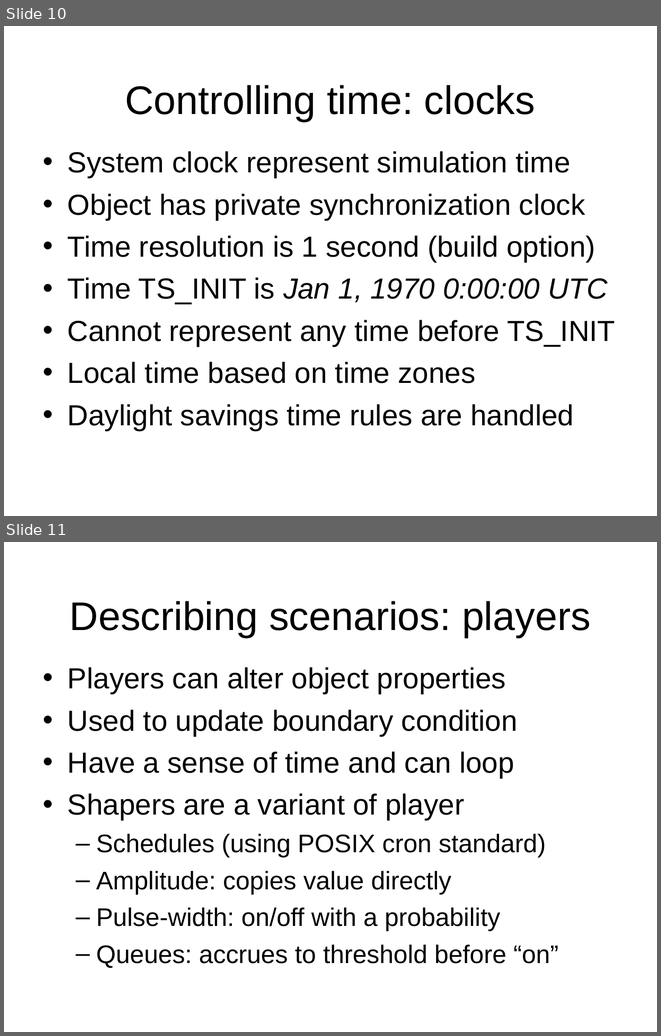
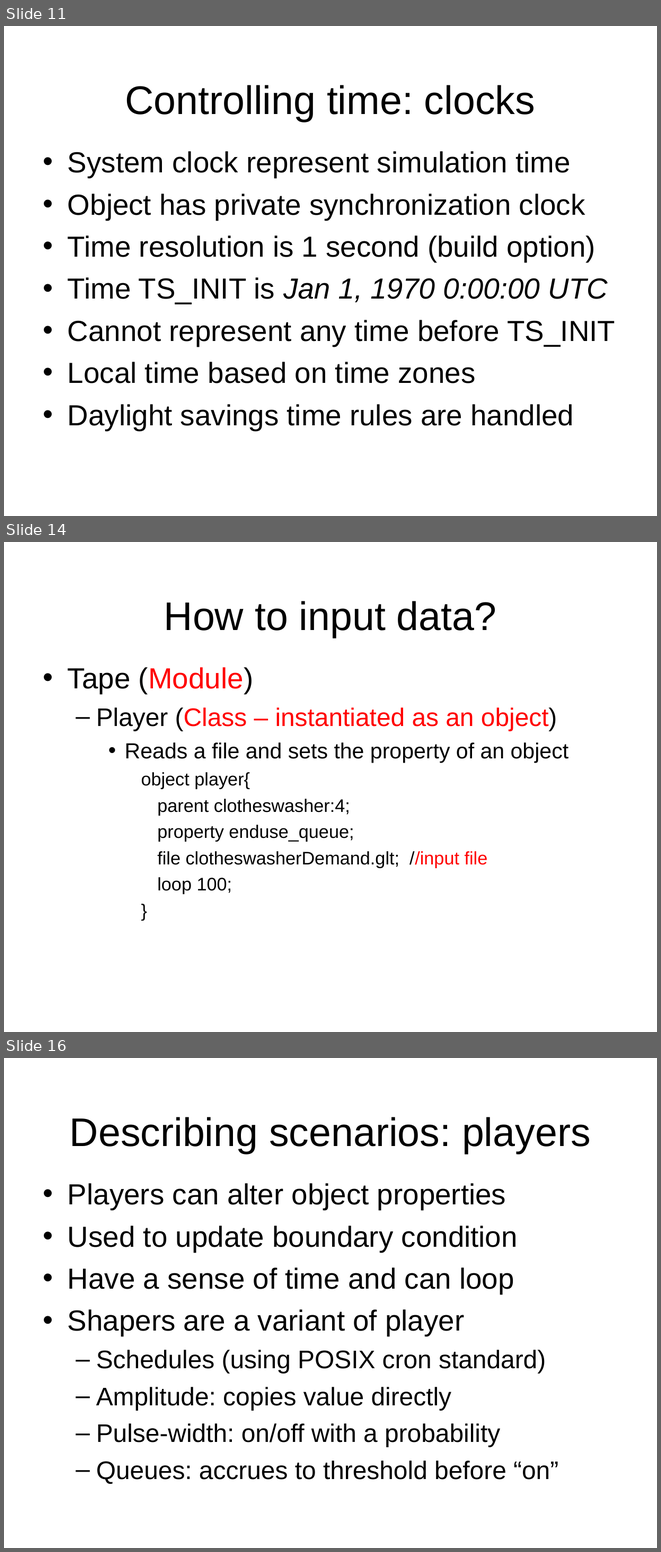
Before and after one commit to gridlab-d/course, a slide deck: 1.1 - What is GridLAB-D.pps. Shown one above the other, each under a label of ours: slides 10 and 11 before the commit, slides 11, 14 and 16 after it; the slides between them are not shown. The pictures are 661x1036 and 661x1552 pixels, drawn with LibreOffice and Linux fonts; fonts in the diff are those of the drawing; background and template pictures are left out. Boxes give left, top, right and bottom in pixels: in the first picture for what was removed or moved away, otherwise in the second. Text is boxed around its words. In the diff, an @@ line names an element or a change of style, - is before the commit and + after.

```diff
--- a/1.1 - What is GridLAB-D.pps
+++ b/1.1 - What is GridLAB-D.pps
@@ slide 14 added at <box>4,542,657,1032</box>, background picture (left out) @@
@@ title added at <box>164,601,496,637</box>, 44 pt, text #000000 @@
+How to input data?
@@ text added at <box>68,667,569,894</box>, 20 pt, text #000000 @@
+• Tape (Module)
+  – Player (Class – instantiated as an object)
+    • Reads a file and sets the property of an object
+      object player{
+      parent clotheswasher:4;
+      property enduse_queue;
+      file clotheswasherDemand.glt; //input file
+      loop 100;
+      }
@@ what was slide 10 is now slide 11 @@
@@ what was slide 11 is now slide 16 @@
```
Also in this commit, not shown: 3 slides changed, 7 other slides added, 5 slides removed.
